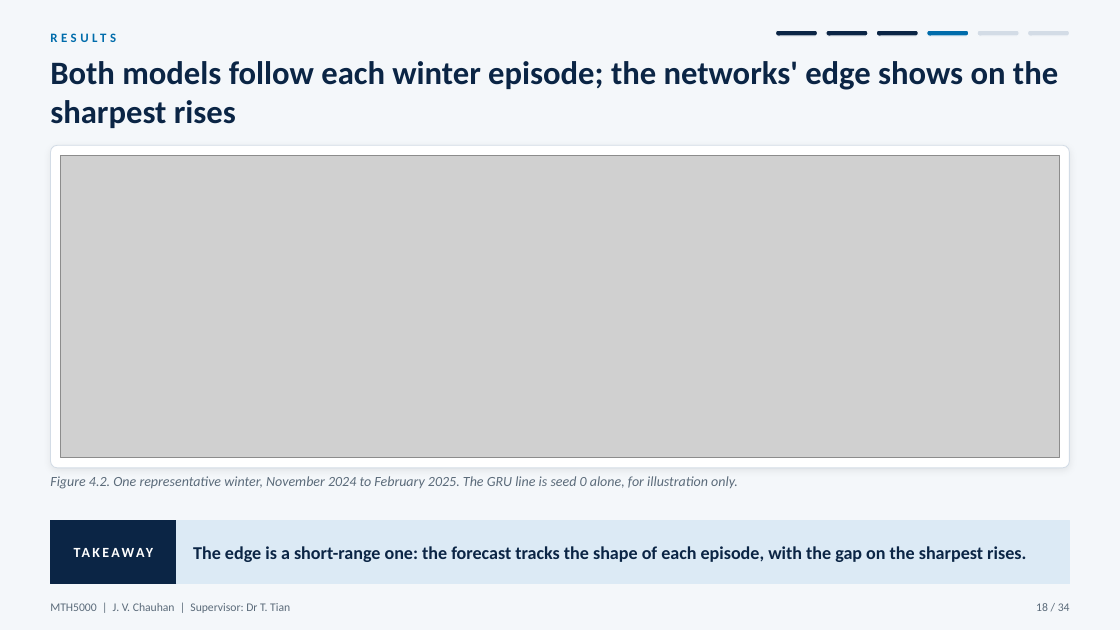
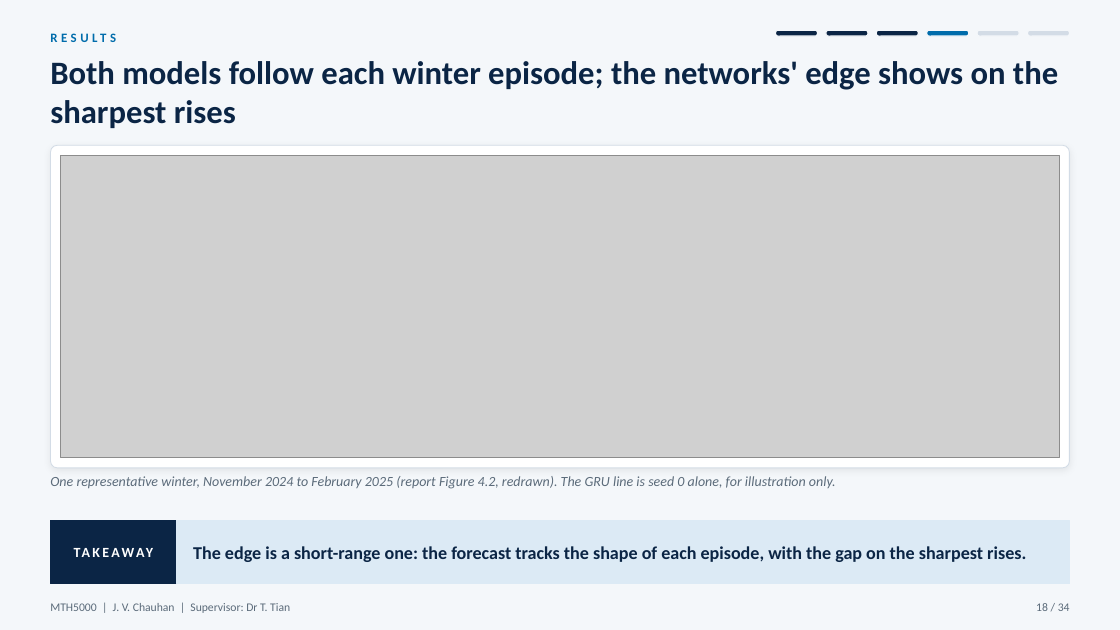
Before and after one commit to JC16092/mth5000-aqi-forecast, a slide deck: slide 18 of presentation_new/MTH5000_oral_presentation.pptx. Drawn at 1120x630 pixels with LibreOffice and Linux fonts; fonts in the diff are those of the drawing; grey boxes stand for pictures. Boxes give left, top, right and bottom in pixels: in the first picture for what was removed or moved away, otherwise in the second. Text is boxed around its words. In the diff, an @@ line names an element or a change of style, - is before the commit and + after.

```diff
--- a/presentation_new/MTH5000_oral_presentation.pptx
+++ b/presentation_new/MTH5000_oral_presentation.pptx
@@ text at <box>50,476,836,489</box>: text changed @@
-Figure 4.2. One representative winter, November 2024 to February 2025. The GRU line is seed 0 alone, for illustration only.
+One representative winter, November 2024 to February 2025 (report Figure 4.2, redrawn). The GRU line is seed 0 alone, for illustration only.
```
Also in this commit, not shown: 13 other slides changed, 4 other files.
